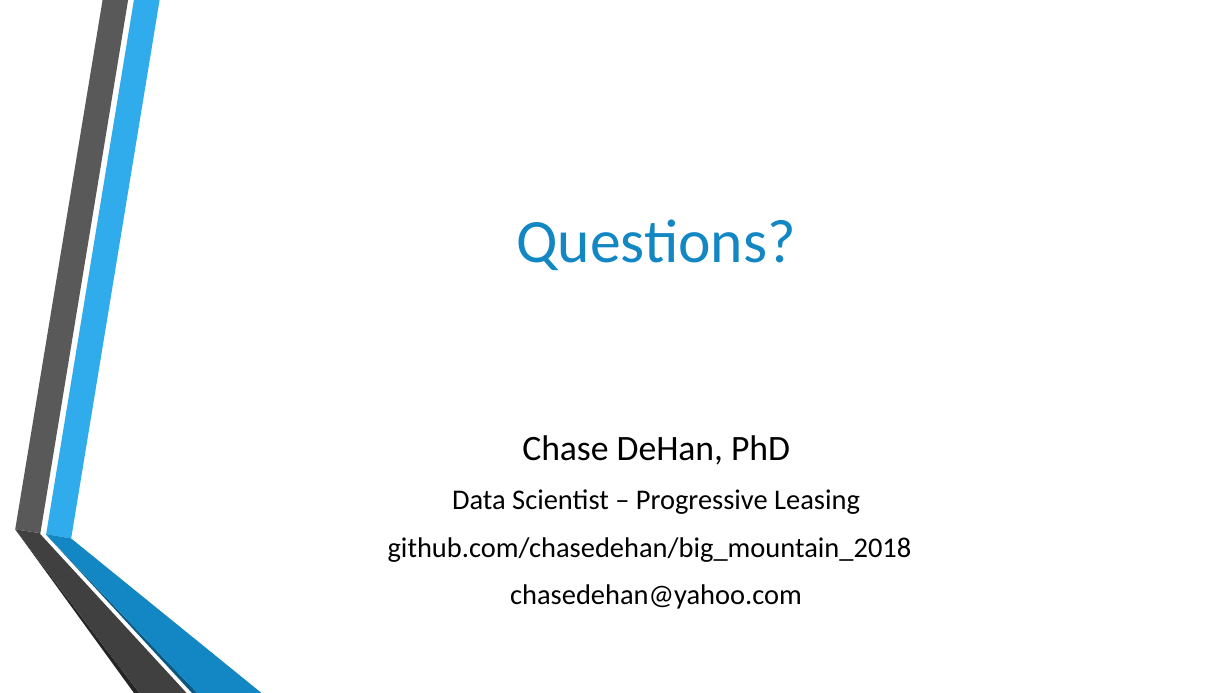
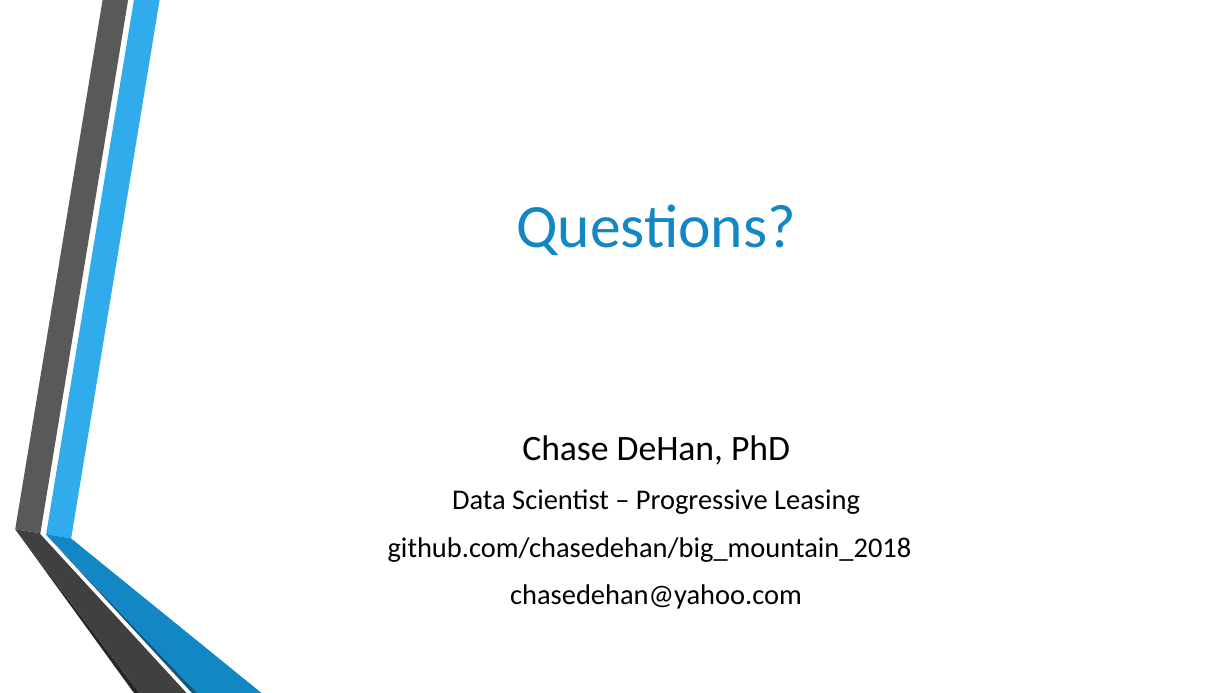
Before and after one commit to chasedehan/big_mountain_2018, a slide deck: slide 13 of Deploying Machine Learning APIs with Python.pptx. Drawn at 1232x693 pixels with LibreOffice and Linux fonts; fonts in the diff are those of the drawing; background and template pictures are left out. Boxes give left, top, right and bottom in pixels: in the first picture for what was removed or moved away, otherwise in the second. Text is boxed around its words. In the diff, an @@ line names an element or a change of style, - is before the commit and + after.

```diff
--- a/Deploying Machine Learning APIs with Python.pptx
+++ b/Deploying Machine Learning APIs with Python.pptx
@@ title "Questions?": place and size @@
-title "Questions?" at (516,219,795,270)
+title "Questions?" at (516,204,795,255)
```
Also in this commit, not shown: 2 other files.
